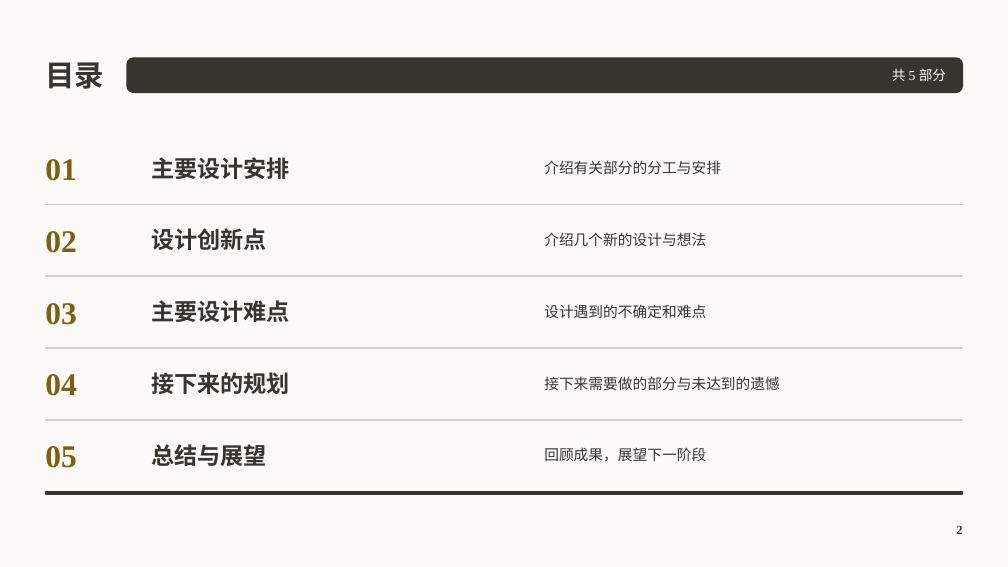
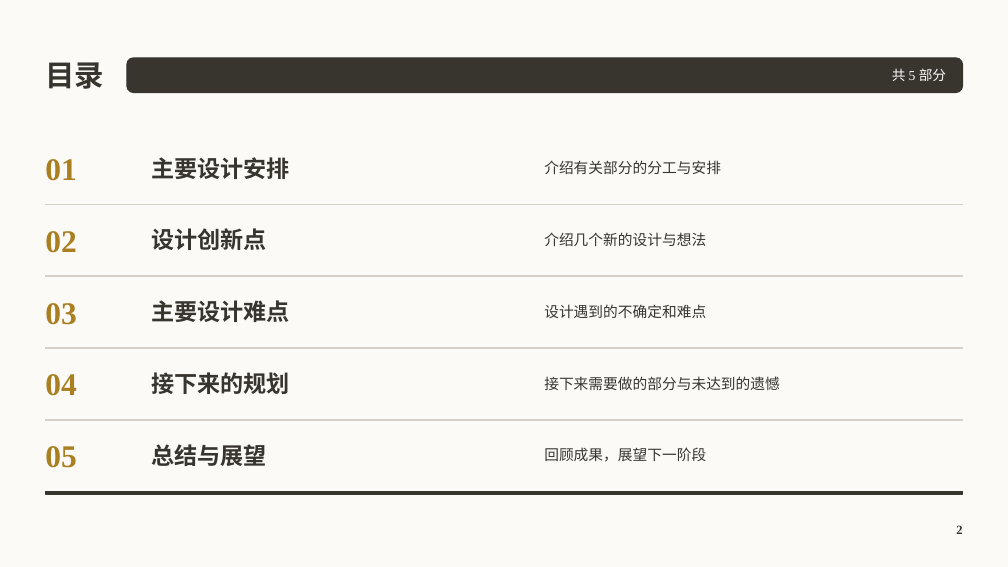
Before and after one commit to cyx3705/0000-000, a slide deck: slide 2 of z-Unused/b-Office/项目报告.pptx. Drawn at 1008x567 pixels with LibreOffice and Linux fonts; fonts in the diff are those of the drawing; background and template pictures are left out. Boxes give left, top, right and bottom in pixels: in the first picture for what was removed or moved away, otherwise in the second. Text is boxed around its words. In the diff, an @@ line names an element or a change of style, - is before the commit and + after.

```diff
--- a/z-Unused/b-Office/项目报告.pptx
+++ b/z-Unused/b-Office/项目报告.pptx
@@ text colour #7F5E0F to #A97F22 in 5 elements at bbox=[45, 159, 76, 181], bbox=[45, 231, 76, 253], bbox=[45, 303, 76, 325], bbox=[45, 374, 76, 396], bbox=[45, 446, 76, 468] @@
```
Also in this commit, not shown: 20 other slides changed, 4 other files.
